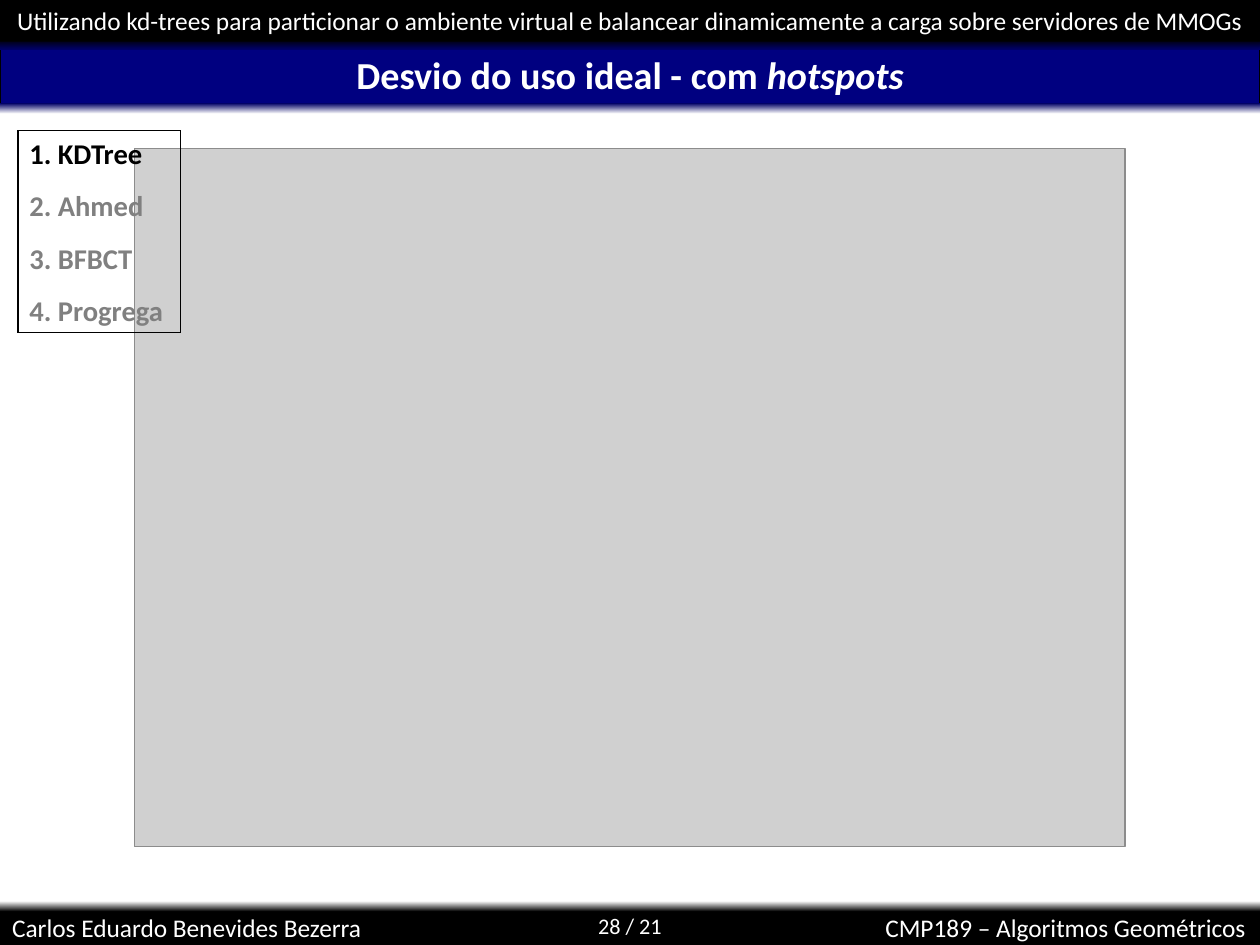
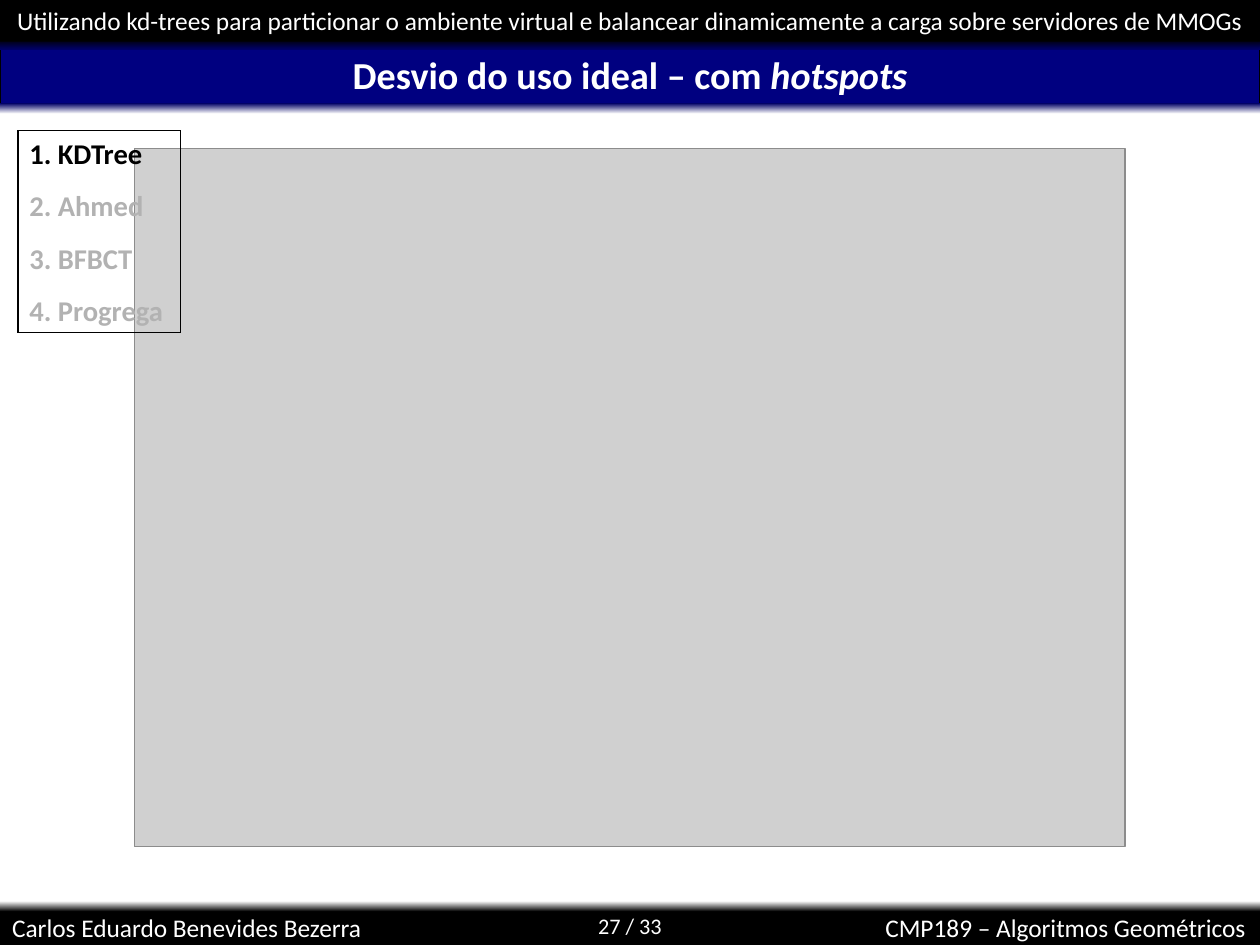
Before and after one commit to kdubezerra/kdubezerra, a slide deck: slide 27 of disciplinas/cmp189/apresentacaoTrabalhoFinal.ppt (slide 28 before the commit). Drawn at 1260x945 pixels with LibreOffice and Linux fonts; fonts in the diff are those of the drawing; grey boxes stand for pictures; background and template pictures are left out. Boxes give left, top, right and bottom in pixels: in the first picture for what was removed or moved away, otherwise in the second. Text is boxed around its words. In the diff, an @@ line names an element or a change of style, - is before the commit and + after.

```diff
--- a/disciplinas/cmp189/apresentacaoTrabalhoFinal.ppt
+++ b/disciplinas/cmp189/apresentacaoTrabalhoFinal.ppt
@@ title at (353,62,907,95): text changed @@
-Desvio do uso ideal - com hotspots
+Desvio do uso ideal – com hotspots
@@ text in rectangle at (29,193,163,328): text colour #808080 to #B2B2B2 in "2. Ahmed", "3. BFBCT", "4. Progrega" @@
@@ page number at (598,919,662,934): text changed @@
-28 / 21
+27 / 33
```
Also in this commit, not shown: 7 other slides changed, 2 slides added, 1 slide removed.
